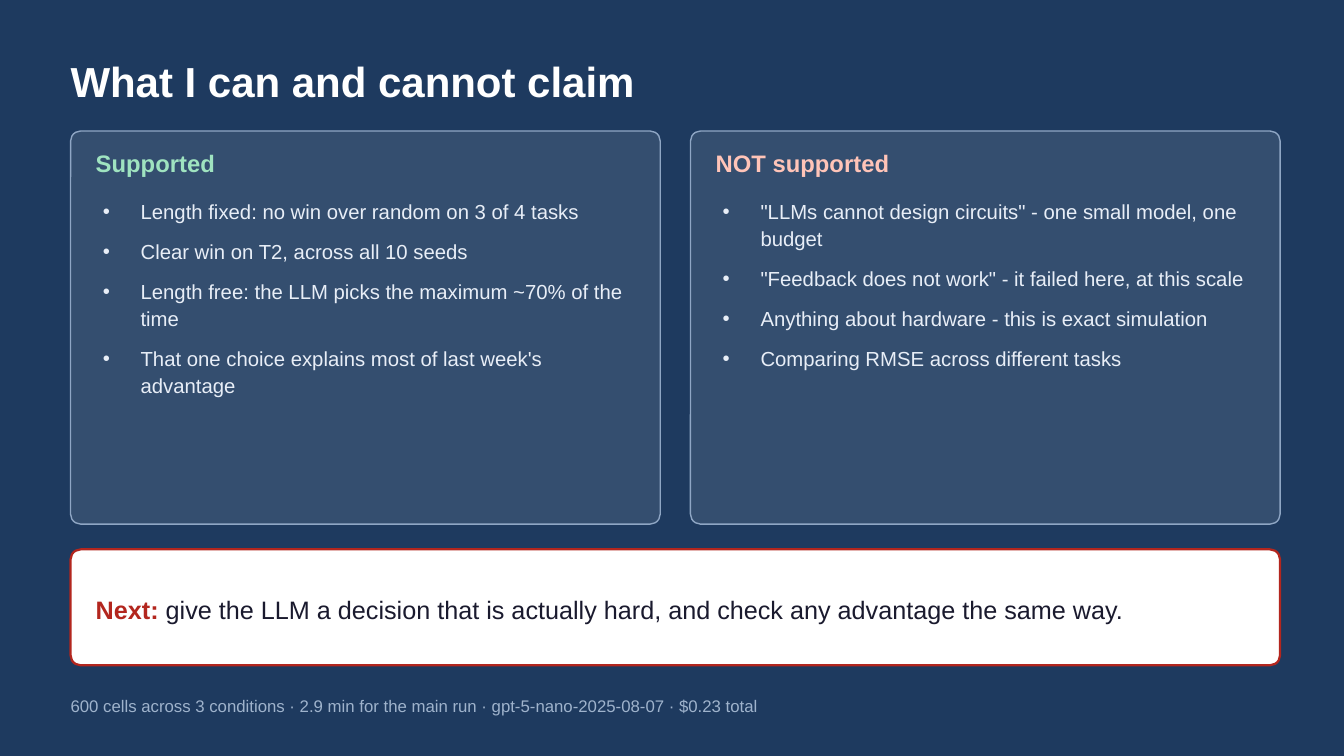
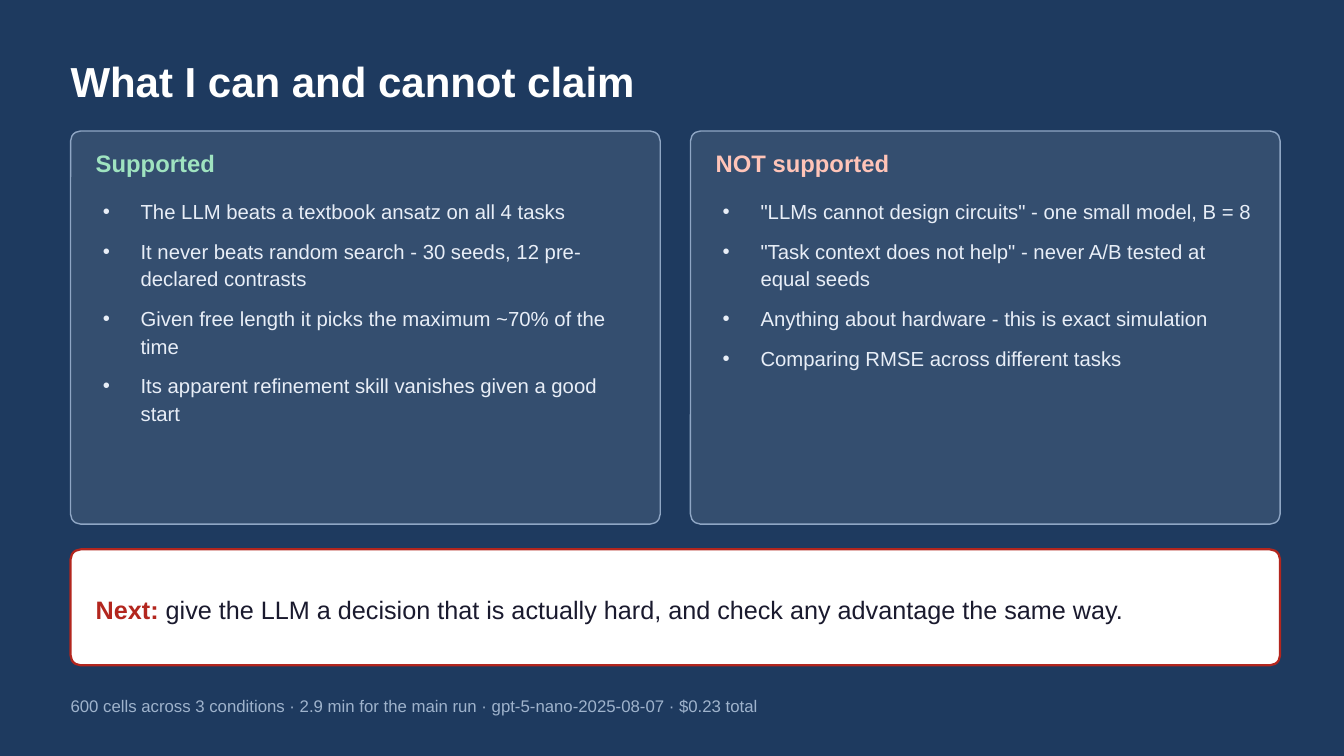
Before and after one commit to dorakingx/llm-vqc, a slide deck: slide 10 of docs/presentation/mini5/20260731_GSoC_mini5.pptx. Drawn at 1344x756 pixels with LibreOffice and Linux fonts; fonts in the diff are those of the drawing. Boxes give left, top, right and bottom in pixels: in the first picture for what was removed or moved away, otherwise in the second. Text is boxed around its words. In the diff, an @@ line names an element or a change of style, - is before the commit and + after.

```diff
--- a/docs/presentation/mini5/20260731_GSoC_mini5.pptx
+++ b/docs/presentation/mini5/20260731_GSoC_mini5.pptx
@@ text at [141,204,605,421]: text changed @@
-• Length fixed: no win over random on 3 of 4 tasks
-• Clear win on T2, across all 10 seeds
-• Length free: the LLM picks the maximum ~70% of the time
-• That one choice explains most of last week's advantage
+• The LLM beats a textbook ansatz on all 4 tasks
+• It never beats random search - 30 seeds, 12 pre-declared contrasts
+• Given free length it picks the maximum ~70% of the time
+• Its apparent refinement skill vanishes given a good start
@@ text at [761,204,1250,290]: text changed @@
-• "LLMs cannot design circuits" - one small model, one budget
-• "Feedback does not work" - it failed here, at this scale
+• "LLMs cannot design circuits" - one small model, B = 8
+• "Task context does not help" - never A/B tested at equal seeds
```
Also in this commit, not shown: 1 other slide changed, 2 slides added, 2 slides removed, 9 other files.
